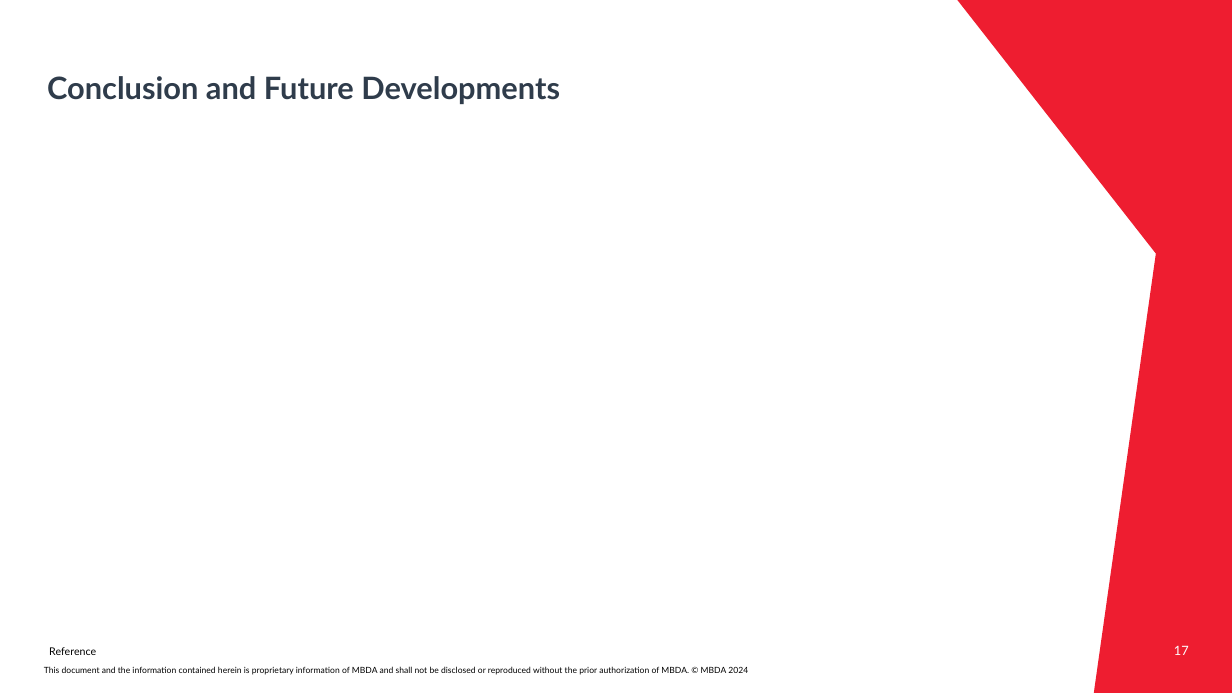
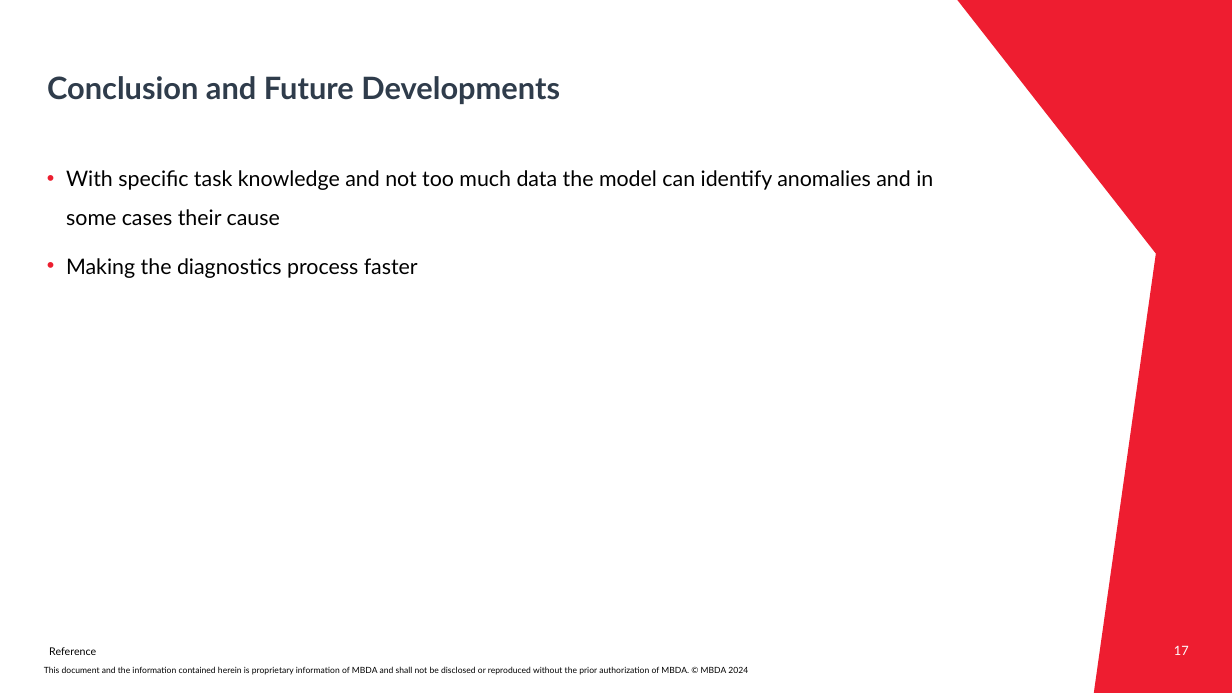
Before and after one commit to Mqtth3w/master-thesis-mbda-unipr, a slide deck: slide 17 of Presentation_Gianvenuti.pptx. Drawn at 1232x693 pixels with LibreOffice and Linux fonts; fonts in the diff are those of the drawing; background and template pictures are left out. Boxes give left, top, right and bottom in pixels: in the first picture for what was removed or moved away, otherwise in the second. Text is boxed around its words. In the diff, an @@ line names an element or a change of style, - is before the commit and + after.

```diff
--- a/Presentation_Gianvenuti.pptx
+++ b/Presentation_Gianvenuti.pptx
@@ text added at (66,170,933,278), 12.5 pt, text #000000 @@
+• With specific task knowledge and not too much data the model can identify anomalies and in some cases their cause
+• Making the diagnostics process faster
```
Also in this commit, not shown: 4 other slides changed, 1 other file.
